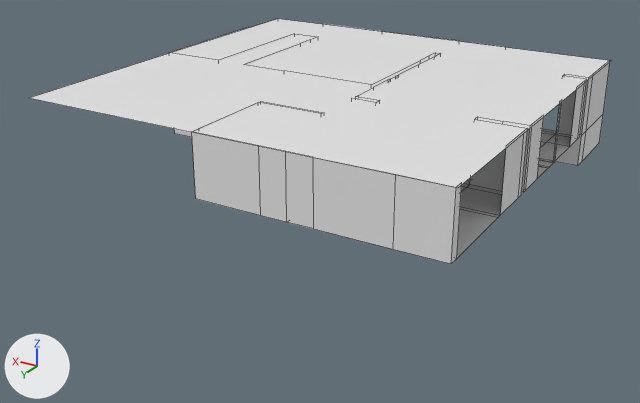
What one commit did to the FBX model Assets/models/new_journey_home/home.fbx.
Before and after are seen from a 50 mm camera at (-21.9, 45.9, 32.7) aimed at (4.2, 2.4, 10.9). Arrows for +X, +Y and +Z are at lower left; the lights stay in place. Mesh edges are drawn as thin lines.
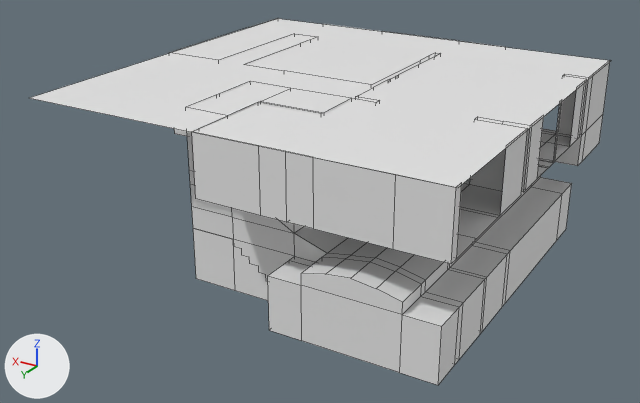
The change in detail:
me_plane_002 is used by ob_plane; location (-0.47, -1.8, 15.46).
me_plane_002 had 236 vertices, 185 faces and spanned x -8.7..16.8, y -9.6..15.4, z -2.5..3.2.
me_plane_002 now has 521 vertices, 428 faces and spans x -8.7..16.8, y -9.6..15.4, z -8.3..3.2.
Part 1, on me_plane_002:
6 vertices are removed from x -8.7..1.3, y 6.8, z -0.4..3.2.
16 faces are deleted.
82 vertices are added at x -6.2..8.1, y -3.3..14.9, z -7.5..3.2.
7 new vertices lie (0.0, -2.4, 0.0) away from vertices in x -8.7..5.3, y 14.8, z -0.4..3.2.
7 new vertices lie (0.0, 0.0, -0.9) away from vertices in x 1.3..5.3, y 6.4..12.4, z -0.4.
6 new vertices lie (0.0, 0.0, -1.3) away from vertices in x 1.3..5.3, y 6.4..12.4, z -1.3.
6 new vertices lie (0.0, 0.0, -1.3) away from vertices in x 1.3..5.3, y 6.4..12.4, z -2.6.
7 new vertices lie (2.8, 0.0, 0.0) away from vertices in x 5.3, y 9.4..12.4, z -3.9..3.2.
6 new vertices lie (0.0, 0.0, -3.2) away from vertices in x 1.3..8.1, y 9.4..12.4, z -3.9.
6 new vertices lie (-4.0, 0.0, 0.0) away from vertices in x 5.3, y 9.4, z -7.1..-0.4.
6 new vertices lie (-2.0, 0.0, 0.0) away from vertices in x 1.3, y 9.4..12.4, z -7.1..-3.9.
7 new vertices lie (0.0, -3.0, 0.0) away from vertices in x -0.7..8.1, y 9.4, z -7.1..3.2.
5 new vertices lie (4.0, 0.0, 0.0) away from vertices in x 1.3, y 5.9..6.4, z -7.1..-0.4.
6 new vertices lie (0.0, -9.2, 0.0) away from vertices in x -0.7..5.3, y 5.9, z -7.1..-3.9.
6 new vertices lie (0.0, -2.0, 0.0) away from vertices in x -0.7..5.3, y -3.3, z -7.1..-3.9.
7 new vertices lie (0.0, 0.0, 0.6) away from vertices in x -0.7, y -5.3..12.4, z -3.9.
7 new vertices lie (-1.4, 0.0, 0.3) away from vertices in x -0.7, y -5.3..12.4, z -3.3.
7 new vertices lie (-1.3, 0.0, 0.2) away from vertices in x -2.1, y -5.3..12.4, z -3.0.
7 new vertices lie (0.0, 0.5, 0.0) away from vertices in x -3.4..1.3, y 12.4, z -7.1..-2.8.
8 new vertices lie (-1.4, 0.0, -0.1) away from vertices in x -3.4, y -5.3..12.9, z -2.8.
8 new vertices lie (-1.4, 0.0, -0.4) away from vertices in x -4.8, y -5.3..12.9, z -2.9.
8 new vertices lie (0.0, 2.0, 0.0) away from vertices in x -6.2..1.3, y 12.9, z -7.1..-2.8.
9 new vertices lie (0.0, 0.0, -0.6) away from vertices in x -6.2, y -5.3..14.9, z -3.3.
9 new vertices lie (-2.0, 0.0, 0.0) away from vertices in x -6.2, y -5.3..14.9, z -3.9.
11 new vertices lie (0.0, 0.0, -3.2) away from vertices in x -8.2..-6.2, y -5.3..14.9, z -3.9.
7 new vertices lie (2.0, 0.0, 0.0) away from vertices in x -8.2, y -3.3..12.9, z -7.1.
8 new vertices lie (0.0, 0.0, -0.5) away from vertices in x -6.2..-0.7, y 9.4..12.9, z -7.5.
6 new vertices lie (0.0, 0.0, -0.8) away from vertices in x -6.2..-0.7, y -3.3..6.4, z -7.5.
32 new vertices lie (0.0, 0.0, 0.4) away from vertices in x 1.4..5.3, y 6.4..12.4, z -7.1..-0.8.
259 new faces join them.

Changed parts and their boxes (x1, y1, x2, y2) in the pictures (640 x 403 px):
'Plane', reshaped (49% taller)
    before: (169, 18, 610, 264)
    after: (169, 18, 610, 385)
part 1 of me_plane_002, built on
    before: (213, 103, 527, 258)
    after: (186, 81, 572, 385)
